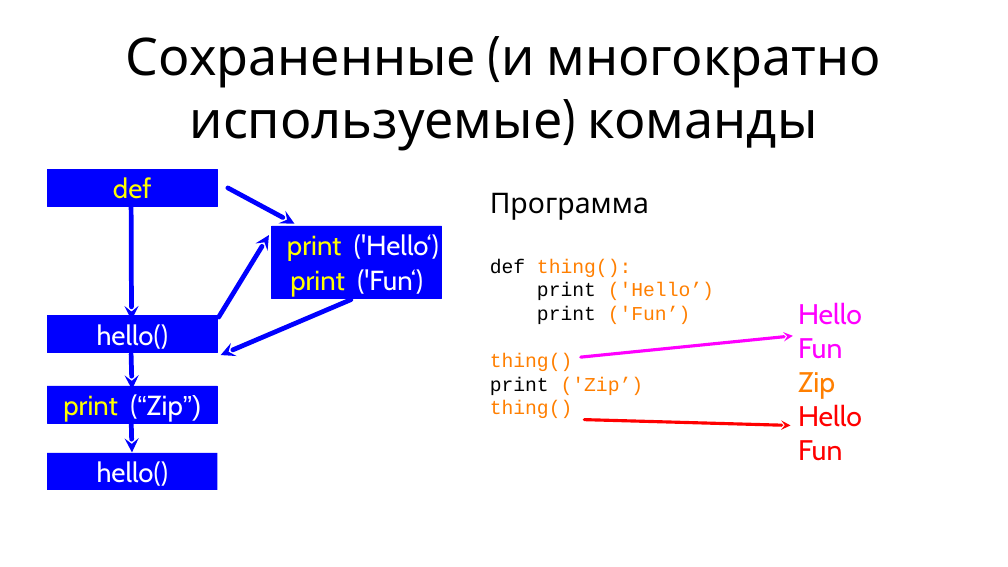
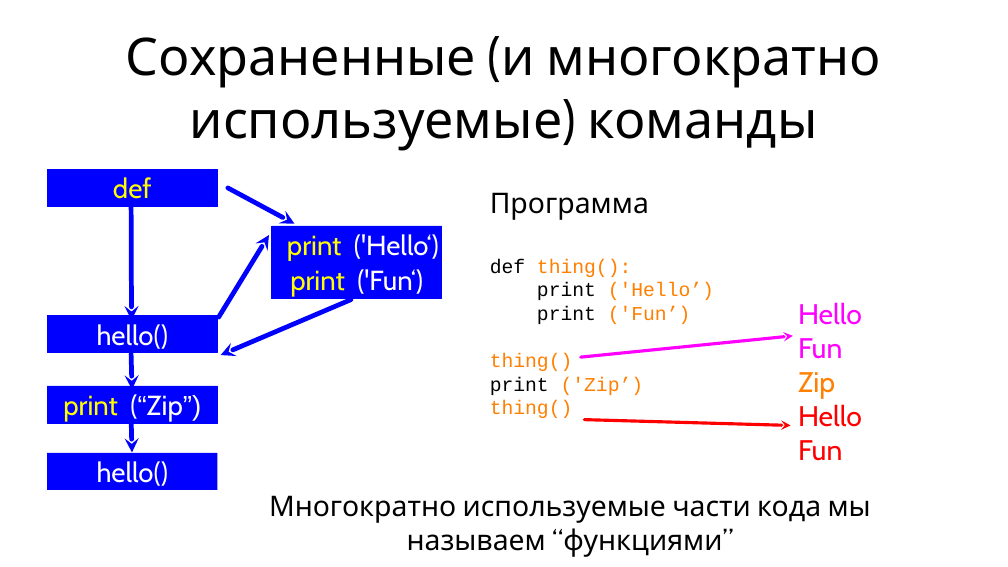
Before and after one commit to maxchv/LearnPython, a slide deck: slide 6 of week04/Functions.pptx (slide 4 before the commit). Drawn at 1008x567 pixels with LibreOffice and Linux fonts; fonts in the diff are those of the drawing. Boxes give left, top, right and bottom in pixels: in the first picture for what was removed or moved away, otherwise in the second. Text is boxed around its words. In the diff, an @@ line names an element or a change of style, - is before the commit and + after.

```diff
--- a/week04/Functions.pptx
+++ b/week04/Functions.pptx
@@ text added at (269,495,871,557), 36 pt, text #000000 @@
+Многократно используемые части кода мы называем “функциями”
```
Also in this commit, not shown: 5 other slides changed, 3 slides added, 1 slide removed.
